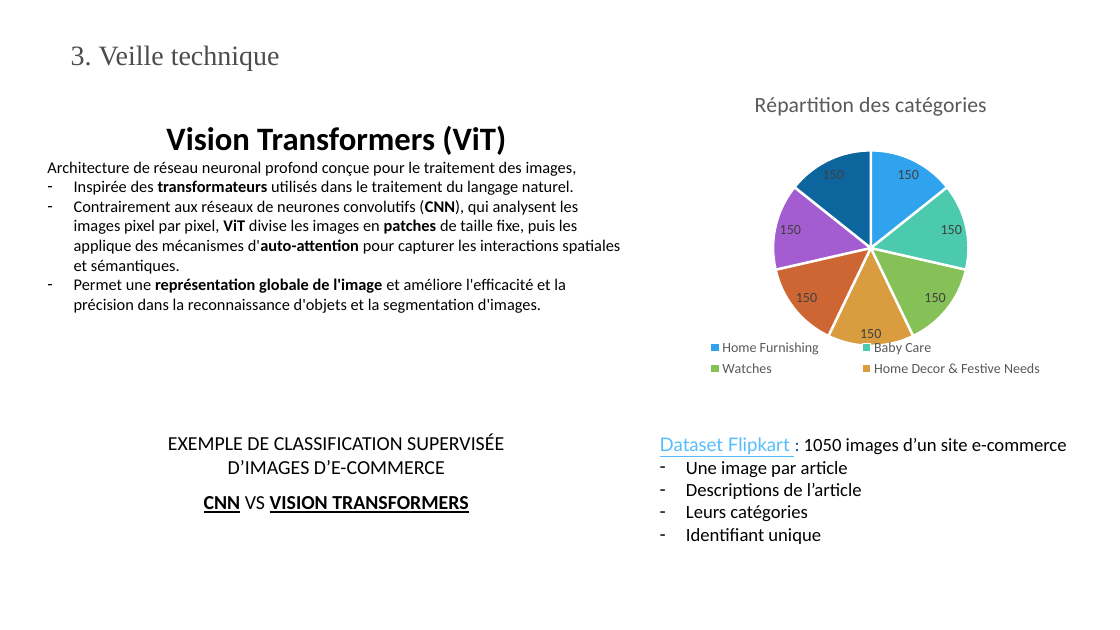
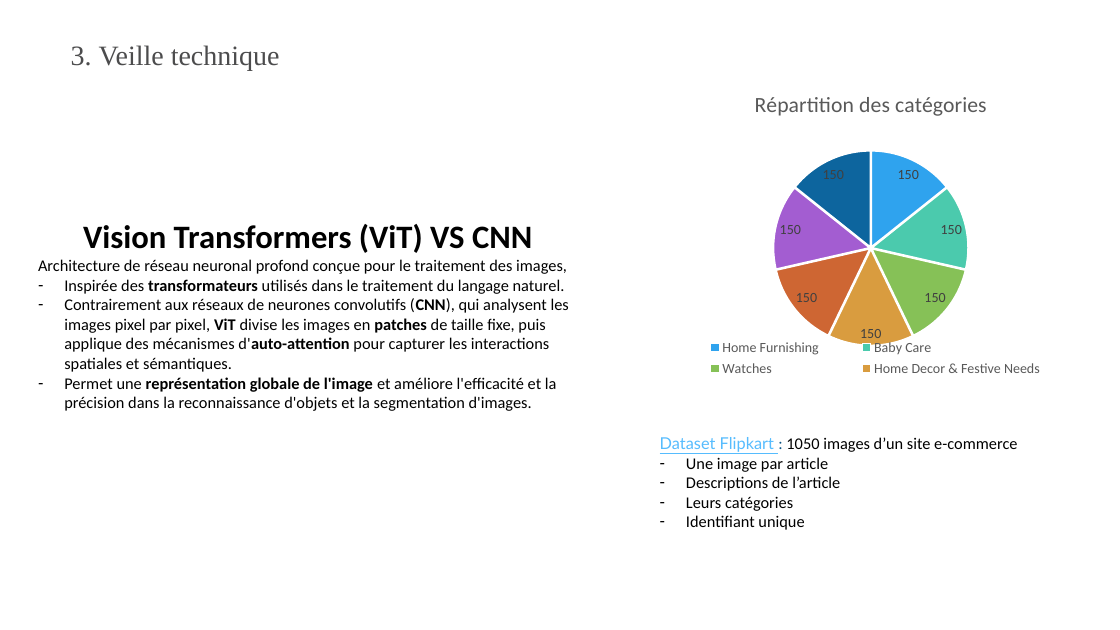
Before and after one commit to OSteeve/8_Realisez_un_dashboard_et_assurez_une_veille_technique, a slide deck: slide 17 of Presentation/P8_Otto_Steeve_4_presentation_052026.pptx. Drawn at 1120x630 pixels with LibreOffice and Linux fonts; fonts in the diff are those of the drawing. Boxes give left, top, right and bottom in pixels: in the first picture for what was removed or moved away, otherwise in the second. Text is boxed around its words. In the diff, an @@ line names an element or a change of style, - is before the commit and + after.

```diff
--- a/Presentation/P8_Otto_Steeve_4_presentation_052026.pptx
+++ b/Presentation/P8_Otto_Steeve_4_presentation_052026.pptx
@@ text "Vision Transformers (ViT) VS CNN": place and size @@
-text "Vision Transformers (ViT) VS CNN" at box(47, 126, 620, 313)
+text "Vision Transformers (ViT) VS CNN" at box(38, 224, 569, 411)
@@ text at box(83, 224, 532, 253): text changed @@
-Vision Transformers (ViT)
+Vision Transformers (ViT) VS CNN
@@ text at box(64, 298, 569, 372): text changed @@
-– Contrairement aux réseaux de neurones convolutifs (CNN), qui analysent les images pixel par pixel, ViT divise les images en patches de taille fixe, puis les applique des mécanismes d'auto-attention pour capturer les interactions spatiales et sémantiques.
+– Contrairement aux réseaux de neurones convolutifs (CNN), qui analysent les images pixel par pixel, ViT divise les images en patches de taille fixe, puis applique des mécanismes d'auto-attention pour capturer les interactions spatiales et sémantiques.
@@ text removed at box(168, 434, 504, 513) @@
-EXEMPLE DE CLASSIFICATION SUPERVISÉE D’IMAGES D’E-COMMERCE
-CNN VS VISION TRANSFORMERS
@@ text "Dataset Flipkart : 1050 images ..." at box(660, 437, 1017, 530): size 16 to 14 pt @@
```
Also in this commit, not shown: 18 other slides changed.
